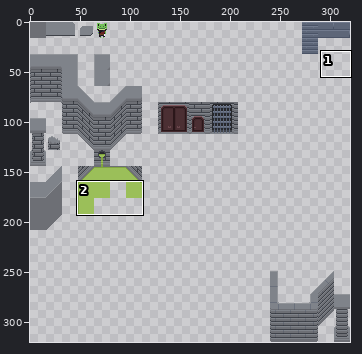
File history of a sprite sheet, Artwork/TileSets/TileMaps/Dungeon.png. Above: a wide view before the commit, with the close-up outlined.
Close-up. As it was:
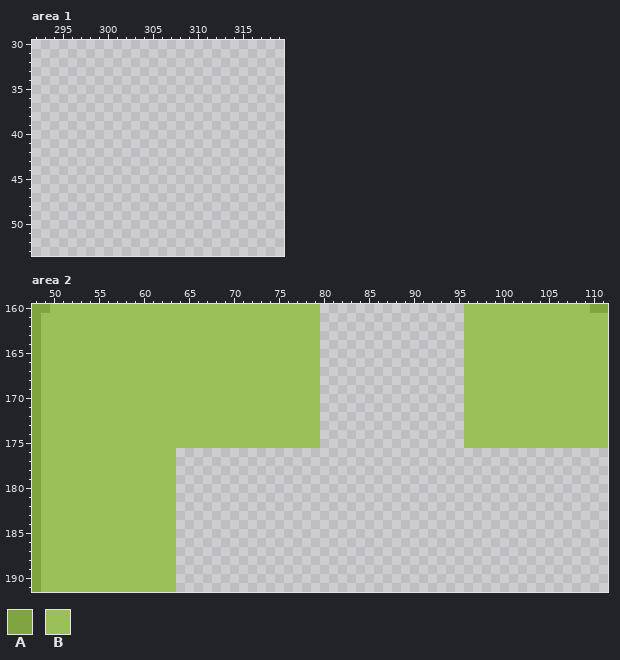
The file is 320x320 pixels. Colours within 5 levels of each other are drawn and written as one. Shown: area 1: x 292..319, y 30..53; area 2: x 48..111, y 160..191. The commit also changed other parts of the picture, which this record leaves out.
Palette (. is transparent): A #80a440  B #9bbf59
Pixels before, area 2, first column x 48:
160 AABBBBBBBBBBBBBBBBBBBBBBBBBBBBBB................BBBBBBBBBBBBBBAA
161 ABBBBBBBBBBBBBBBBBBBBBBBBBBBBBBB................BBBBBBBBBBBBBBBB
162 ABBBBBBBBBBBBBBBBBBBBBBBBBBBBBBB................BBBBBBBBBBBBBBBB
163 ABBBBBBBBBBBBBBBBBBBBBBBBBBBBBBB................BBBBBBBBBBBBBBBB
164 ABBBBBBBBBBBBBBBBBBBBBBBBBBBBBBB................BBBBBBBBBBBBBBBB
165 ABBBBBBBBBBBBBBBBBBBBBBBBBBBBBBB................BBBBBBBBBBBBBBBB
166 ABBBBBBBBBBBBBBBBBBBBBBBBBBBBBBB................BBBBBBBBBBBBBBBB
167 ABBBBBBBBBBBBBBBBBBBBBBBBBBBBBBB................BBBBBBBBBBBBBBBB
168 ABBBBBBBBBBBBBBBBBBBBBBBBBBBBBBB................BBBBBBBBBBBBBBBB
169 ABBBBBBBBBBBBBBBBBBBBBBBBBBBBBBB................BBBBBBBBBBBBBBBB
170 ABBBBBBBBBBBBBBBBBBBBBBBBBBBBBBB................BBBBBBBBBBBBBBBB
171 ABBBBBBBBBBBBBBBBBBBBBBBBBBBBBBB................BBBBBBBBBBBBBBBB
172 ABBBBBBBBBBBBBBBBBBBBBBBBBBBBBBB................BBBBBBBBBBBBBBBB
173 ABBBBBBBBBBBBBBBBBBBBBBBBBBBBBBB................BBBBBBBBBBBBBBBB
174 ABBBBBBBBBBBBBBBBBBBBBBBBBBBBBBB................BBBBBBBBBBBBBBBB
175 ABBBBBBBBBBBBBBBBBBBBBBBBBBBBBBB................BBBBBBBBBBBBBBBB
176 ABBBBBBBBBBBBBBB................................................
177 ABBBBBBBBBBBBBBB................................................
178 ABBBBBBBBBBBBBBB................................................
179 ABBBBBBBBBBBBBBB................................................
180 ABBBBBBBBBBBBBBB................................................
181 ABBBBBBBBBBBBBBB................................................
182 ABBBBBBBBBBBBBBB................................................
183 ABBBBBBBBBBBBBBB................................................
184 ABBBBBBBBBBBBBBB................................................
185 ABBBBBBBBBBBBBBB................................................
186 ABBBBBBBBBBBBBBB................................................
187 ABBBBBBBBBBBBBBB................................................
188 ABBBBBBBBBBBBBBB................................................
189 ABBBBBBBBBBBBBBB................................................
190 ABBBBBBBBBBBBBBB................................................
191 ABBBBBBBBBBBBBBB................................................
The same view after the edit:
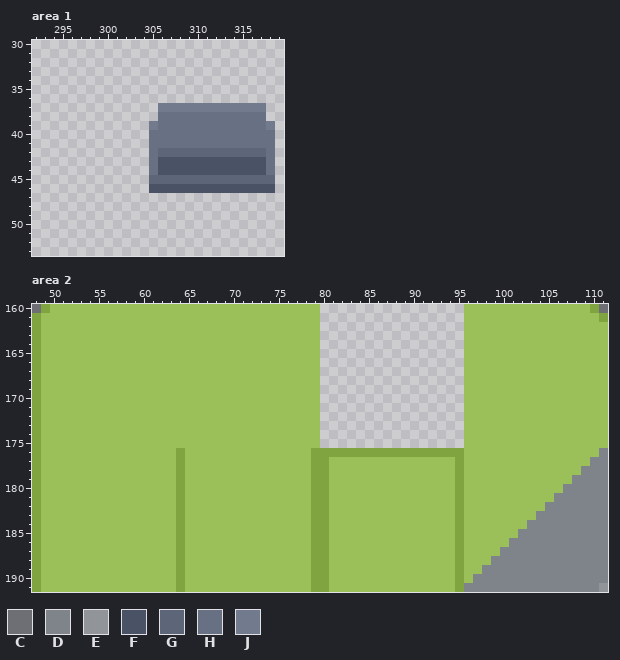
Colours new in this view: C #6d6f75  D #7f838a  E #919499  F #4a5366  G #5d6678  H #677183  J #727b8e
From old to new:
Changed rows in their new state; - is an unchanged pixel.
Area 1:
first column x 305:
37 -JJJJJJJJJJJJ-
38 -HHHHHHHHHHHH-
39 JHHHHHHHHHHHHJ
40 HHHHHHHHHHHHHH
41 HHHHHHHHHHHHHH
42 HGGGGGGGGGGGGH
43 HFFFFFFFFFFFFH
44 HFFFFFFFFFFFFH
45 GGGGGGGGGGGGGG
46 FFFFFFFFFFFFFF
Area 2:
first column x 48:
160 C--------------------------------------------------------------C
161 ---------------------------------------------------------------A
first column x 64:
176 ABBBBBBBBBBBBBBAAAAAAAAAAAAAAAAABBBBBBBBBBBBBBBD
177 ABBBBBBBBBBBBBBAABBBBBBBBBBBBBBABBBBBBBBBBBBBBDD
178 ABBBBBBBBBBBBBBAABBBBBBBBBBBBBBABBBBBBBBBBBBBDDD
179 ABBBBBBBBBBBBBBAABBBBBBBBBBBBBBABBBBBBBBBBBBDDDD
180 ABBBBBBBBBBBBBBAABBBBBBBBBBBBBBABBBBBBBBBBBDDDDD
181 ABBBBBBBBBBBBBBAABBBBBBBBBBBBBBABBBBBBBBBBDDDDDD
182 ABBBBBBBBBBBBBBAABBBBBBBBBBBBBBABBBBBBBBBDDDDDDD
183 ABBBBBBBBBBBBBBAABBBBBBBBBBBBBBABBBBBBBBDDDDDDDD
184 ABBBBBBBBBBBBBBAABBBBBBBBBBBBBBABBBBBBBDDDDDDDDD
185 ABBBBBBBBBBBBBBAABBBBBBBBBBBBBBABBBBBBDDDDDDDDDD
186 ABBBBBBBBBBBBBBAABBBBBBBBBBBBBBABBBBBDDDDDDDDDDD
187 ABBBBBBBBBBBBBBAABBBBBBBBBBBBBBABBBBDDDDDDDDDDDD
188 ABBBBBBBBBBBBBBAABBBBBBBBBBBBBBABBBDDDDDDDDDDDDD
189 ABBBBBBBBBBBBBBAABBBBBBBBBBBBBBABBDDDDDDDDDDDDDD
190 ABBBBBBBBBBBBBBAABBBBBBBBBBBBBBABDDDDDDDDDDDDDDD
191 ABBBBBBBBBBBBBBAABBBBBBBBBBBBBBADDDDDDDDDDDDDDDE
Changed places in both close-ups, as pixel boxes (x1, y1, x2, y2):
added: (149, 103, 275, 193)
changed: (32, 304, 41, 313)
changed: (599, 304, 608, 322)
added: (176, 448, 608, 592)
